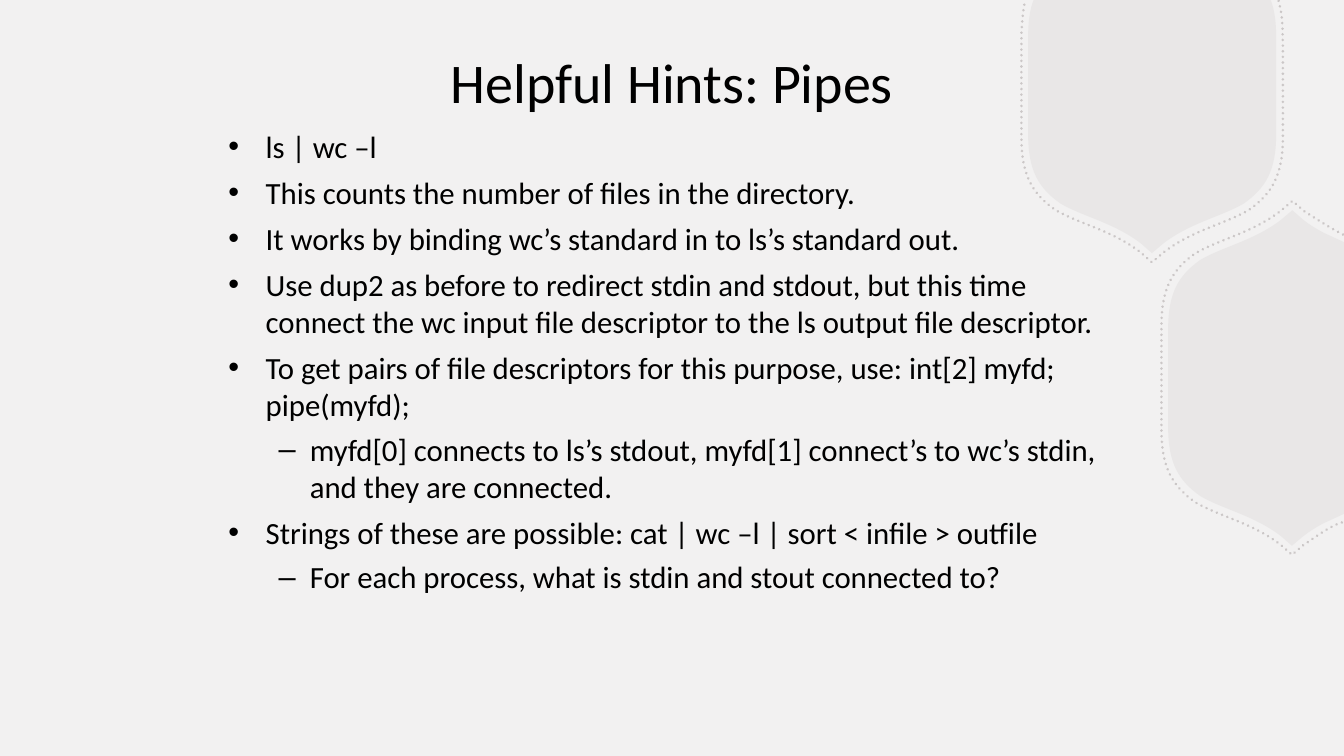
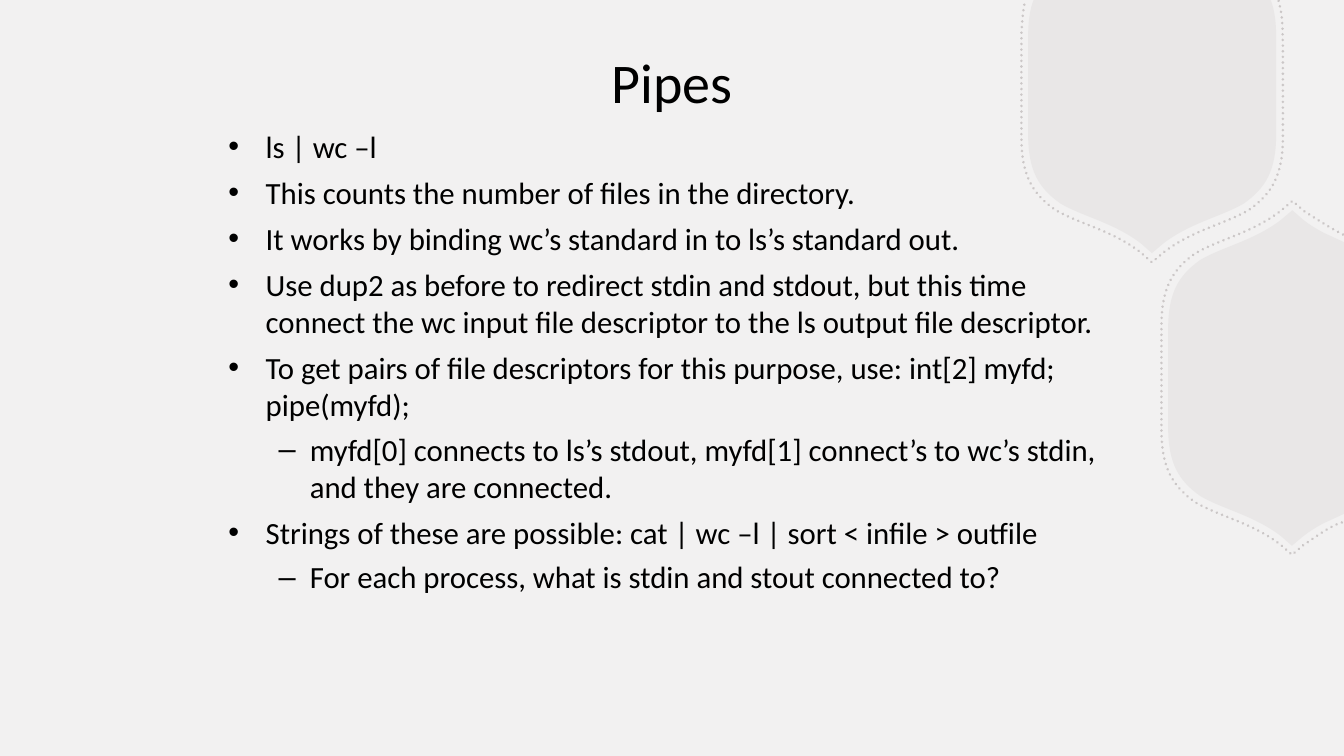
Before and after one commit to BillJr99/Ursinus-CS376, a slide deck: slide 64 of files/lectures/shellipc.pptx (slide 81 before the commit). Drawn at 1344x756 pixels with LibreOffice and Linux fonts; fonts in the diff are those of the drawing. Boxes give left, top, right and bottom in pixels: in the first picture for what was removed or moved away, otherwise in the second. Text is boxed around its words. In the diff, an @@ line names an element or a change of style, - is before the commit and + after.

```diff
--- a/files/lectures/shellipc.pptx
+++ b/files/lectures/shellipc.pptx
@@ text at (x1=612, y1=64, x2=733, y2=112): text changed @@
-Helpful Hints: Pipes
+Pipes
```
Also in this commit, not shown: 4 other slides changed, 1 slide added, 16 slides removed.
